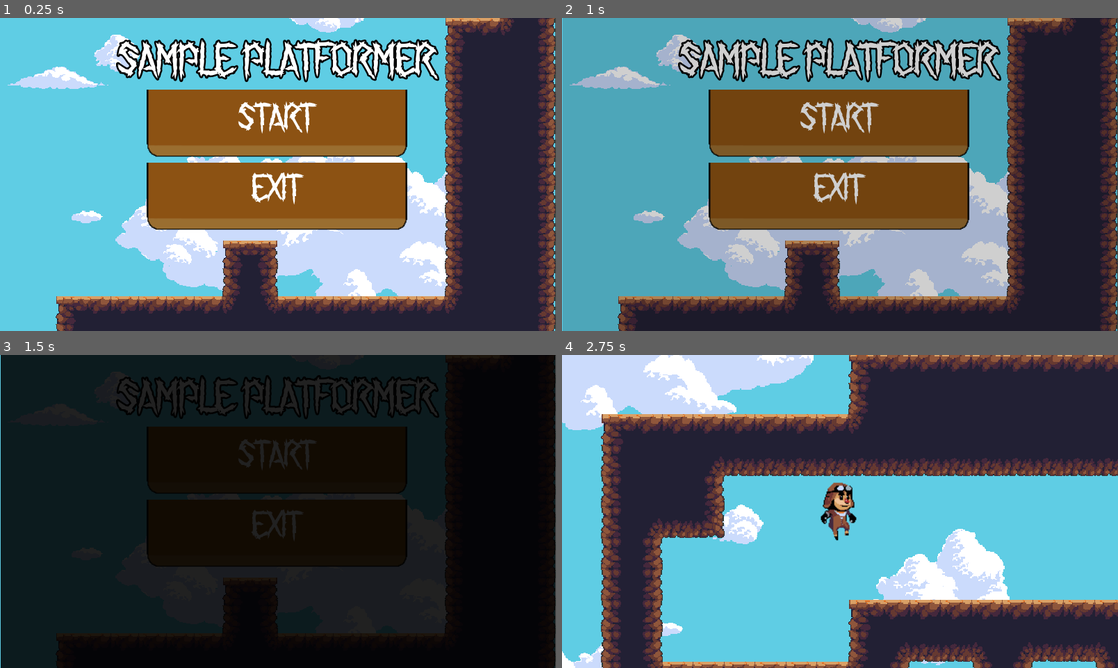
Above: before the commit, frames 1-4 (two rows, left to right).
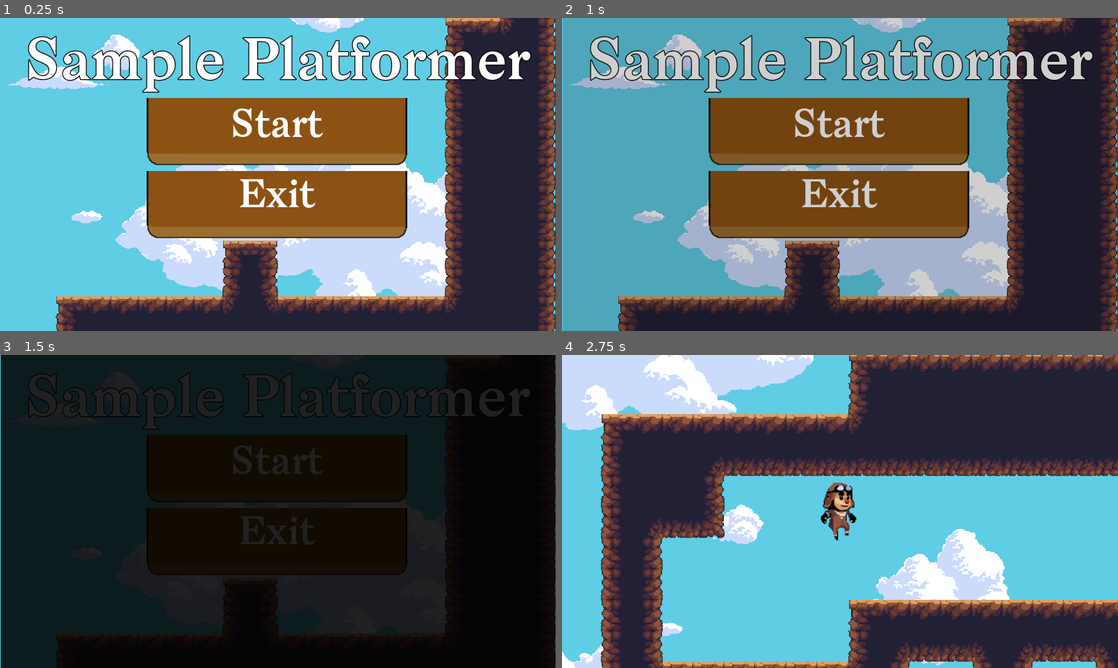
Above: after the commit, the same moments.

Repository: JamesDesrosiers/Sample-Platformer
Game: Godot game, scene res://Scenes/Title Screen.tscn
Two runs of this game, one before a commit and one after it. Both use one fixed random seed, a clock stepped at 60 frames per second and the inputs below.
Inputs:
- Up to frame 1 (0.25 s): no input
- Up to frame 2 (1 s): click "Start" at 0.5 s
- Up to frame 3 (1.5 s): click "Start" at 1.25 s
- Up to frame 4 (2.75 s): hold Right (ui_right) from 2.03 s (still down); tap Up (ui_up) at 2.27 s

The runs differ from the first frame. In frame 1, 16% of the frame differs, in the area x 5-96%, y 5-71%; in frame 2, 14%; in frame 3, 7.8%; in frame 4, nothing differs.

Commit message:
Changed to Open Source Font

Diff:
--- a/Scenes/Title Screen.tscn
+++ b/Scenes/Title Screen.tscn
@@ -1,16 +1,16 @@
 [gd_scene load_steps=9 format=2]
 
-[ext_resource path="res://Fonts/Spider Talent.otf" type="DynamicFontData" id=1]
+[ext_resource path="res://Fonts/Bagnard.otf" type="DynamicFontData" id=1]
 [ext_resource path="res://Sprites/Menu/ButtonBlank.png" type="Texture" id=2]
 [ext_resource path="res://Scenes/Title Screen.gd" type="Script" id=3]
 [ext_resource path="res://Sprites/Sky.png" type="Texture" id=4]
 [ext_resource path="res://Scenes/DirtAutoTile.tres" type="TileSet" id=5]
 [ext_resource path="res://Sprites/Menu/ButtonBlank_Hover.png" type="Texture" id=6]
 
-[sub_resource type="DynamicFont" id=1]
-size = 55
-outline_size = 2
-outline_color = Color( 0, 0, 0, 1 )
+[sub_resource type="DynamicFont" id=3]
+size = 66
+outline_size = 1
+outline_color = Color( 0.0352941, 0.00392157, 0.00392157, 1 )
 font_data = ExtResource( 1 )
 
 [sub_resource type="DynamicFont" id=2]
@@ -48,22 +48,22 @@
 "_edit_use_anchors_": false
 }
 
-[node name="Tittle" type="Label" parent="Menu"]
-margin_right = 639.0
-margin_bottom = 59.0
+[node name="Title" type="Label" parent="Menu"]
+margin_right = 682.0
+margin_bottom = 67.0
 size_flags_horizontal = 3
-custom_fonts/font = SubResource( 1 )
+custom_fonts/font = SubResource( 3 )
 text = "Sample Platformer"
 align = 1
 
 [node name="CenterContainer" type="CenterContainer" parent="Menu"]
-margin_top = 63.0
-margin_right = 639.0
-margin_bottom = 227.0
+margin_top = 71.0
+margin_right = 682.0
+margin_bottom = 235.0
 
 [node name="VBoxContainer" type="VBoxContainer" parent="Menu/CenterContainer"]
-margin_left = 169.0
-margin_right = 469.0
+margin_left = 191.0
+margin_right = 491.0
 margin_bottom = 164.0
 __meta__ = {
 "_edit_group_": true
Binary file added: Fonts/Bagnard.otf
